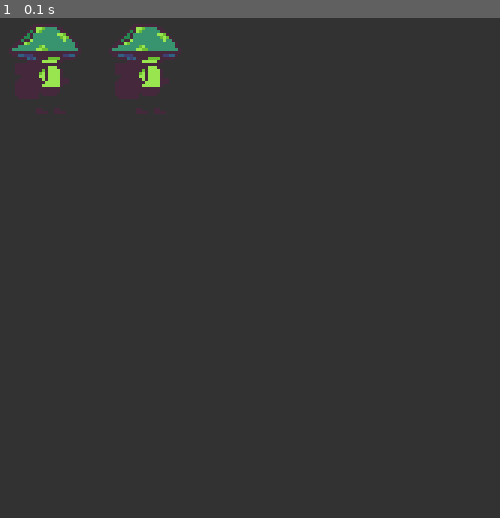
Above: before the commit, frame 1.
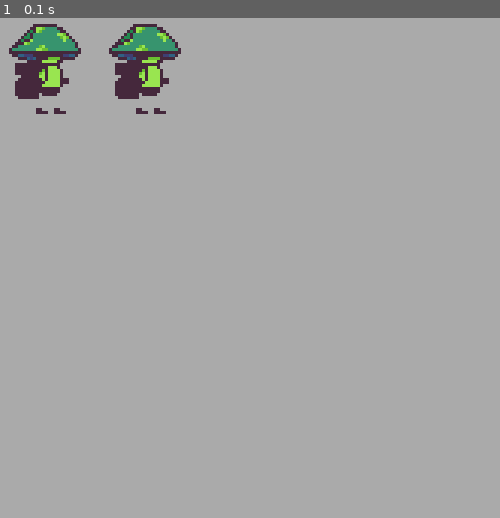
Above: after the commit, the same moment.

Repository: leanpavan/Pygame-Projeto
Game: pygame game, started from spritesheets.py
Two runs of this game, one before a commit and one after it. Both use one fixed random seed, a clock stepped at 60 frames per second and the inputs below.
Inputs:
- Up to frame 1 (0.1 s): no input

The runs differ from the first frame. In frame 1, 97% of the frame differs, in the area x 0-100%, y 0-100%.

Commit message:
Otimização de codigo
Deletei o sprite_classes.py e mudei a classe de criar quadrados para spritesheet.py

mudei mais algumas coisas no código spritesheet.py

comentei a mudança de posição do import spritesheet.py

Diff:
--- a/main.py
+++ b/main.py
@@ -1,6 +1,6 @@
 # Imports
 import pygame
-import sprite_classes as sc
+import spritesheet as ss
 
 # Pygame setup
 pygame.init()
@@ -18,7 +18,7 @@
 
 player_pos = pygame.Vector2(screen.get_width() / 2, screen.get_height() / 2)
 
-square = sc.Square("crimson", 500,300)
+square = ss.Square("crimson", 500,300)
 
 # Create sprite group for squares
 squares = pygame.sprite.Group()
--- a/sprite_classes.py
+++ /dev/null
@@ -1,10 +0,0 @@
-# Imports
-import pygame
-
-class Square(pygame.sprite.Sprite):
-    def __init__(self,col,x,y):
-        pygame.sprite.Sprite.__init__(self)
-        self.image = pygame.Surface((50,50))
-        self.image.fill(col)
-        self.rect = self.image.get_rect()
-        self.rect.center = (x,y)
--- a/spritesheet.py
+++ b/spritesheet.py
@@ -11,3 +11,18 @@
         image = pygame.transform.scale(image, (width * scale, height * scale))
 
         return image
+
+# used in main.py ↓
+class Square(pygame.sprite.Sprite):
+    def __init__(self,col,x,y):
+        pygame.sprite.Sprite.__init__(self)
+        self.image = pygame.Surface((50,50))
+        self.image.fill(col)
+        self.rect = self.image.get_rect()
+        self.rect.center = (x,y)
+
+# loader image ↓
+sprite_sheet_image = pygame.image.load("assets/sprites/personagem/personagem_spritesheet.png").convert_alpha()
+
+# define as image in pygame ↓
+sprite_sheet = SpriteSheet(sprite_sheet_image)
--- a/spritesheets.py
+++ b/spritesheets.py
@@ -1,6 +1,5 @@
 # Imports
 import pygame
-import spritesheet
 
 # Pygame setup
 pygame.init()
@@ -12,16 +11,19 @@
 screen = pygame.display.set_mode((WIDTH,HEIGHT))
 pygame.display.set_caption("Spritesheets")
 
-# Spritesheet
-sprite_sheet_image = pygame.image.load("assets/sprites/personagem/personagem_spritesheet.png").convert_alpha()
-sprite_sheet = spritesheet.SpriteSheet(sprite_sheet_image)
+# Spritesheet import
+'''
+    sprite_sheet e sprite_sheet_image apenas funcionam depois da
+    definição do "pygame.display" e "pygame.init()"
+'''
+import spritesheet
 
-BG = (50, 50, 50)
-BLACK = (0, 0, 0)
+BG = "#aaaaaa"
+BLACK = "#000000"
 
 
-frame_0 = sprite_sheet.get_image(0, 32,32, 3)
-frame_1 = sprite_sheet.get_image(1, 32,32, 3)
+frame_0 = spritesheet.sprite_sheet.get_image(0, 32,32, 3)
+frame_1 = spritesheet.sprite_sheet.get_image(1, 32,32, 3)
 
 # Framerate
 clock = pygame.time.Clock()
